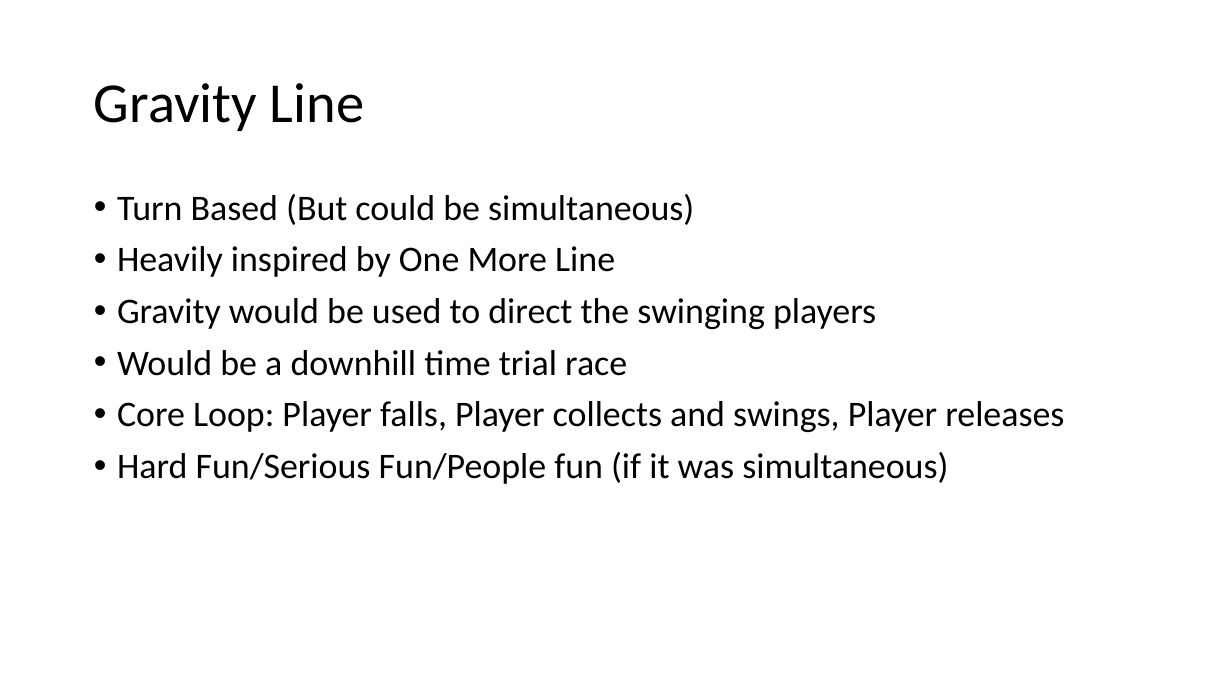
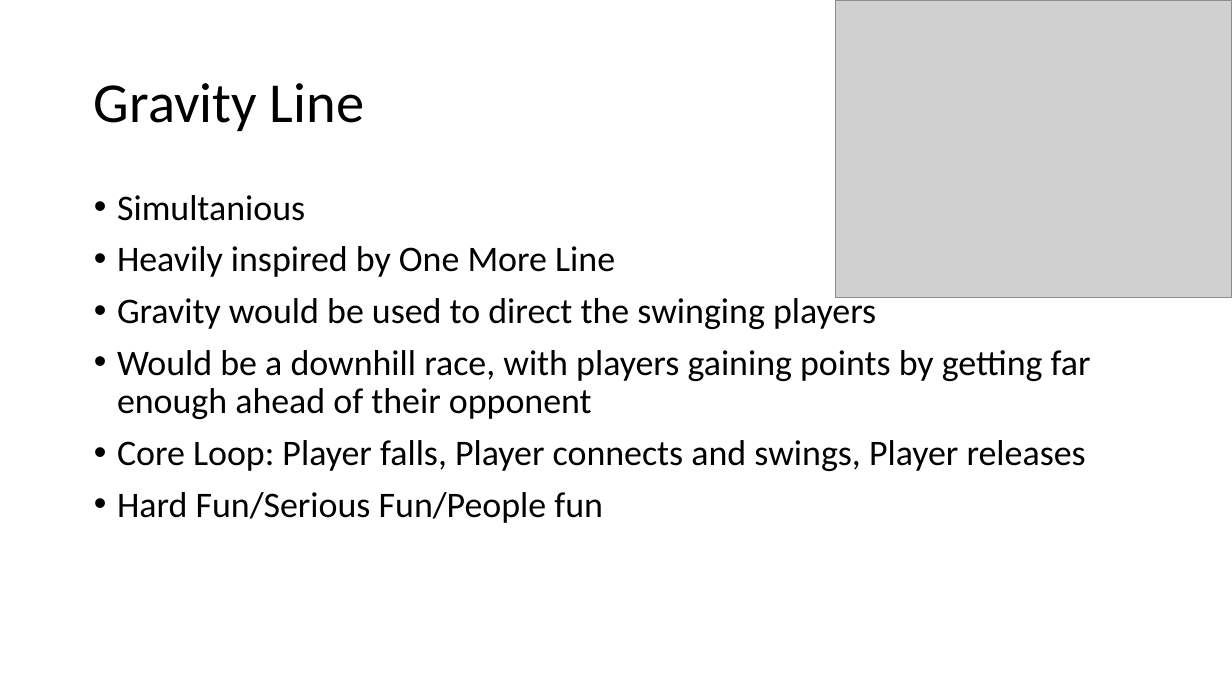
Before and after one commit to UoSGroupProjects1718/dm-bandai-namco-group-9, a slide deck: slide 7 of Presentations/Game Design Masterclass Presentation One.pptx. Drawn at 1232x693 pixels with LibreOffice and Linux fonts; fonts in the diff are those of the drawing; grey boxes stand for pictures. Boxes give left, top, right and bottom in pixels: in the first picture for what was removed or moved away, otherwise in the second. Text is boxed around its words. In the diff, an @@ line names an element or a change of style, - is before the commit and + after.

```diff
--- a/Presentations/Game Design Masterclass Presentation One.pptx
+++ b/Presentations/Game Design Masterclass Presentation One.pptx
@@ picture added at (x1=836, y1=0, x2=1232, y2=298) @@
@@ text at (x1=117, y1=195, x2=305, y2=221): text changed @@
-• Turn Based (But could be simultaneous)
+• Simultanious
@@ text at (x1=117, y1=350, x2=1091, y2=523): text changed @@
-• Would be a downhill time trial race
-• Core Loop: Player falls, Player collects and swings, Player releases
-• Hard Fun/Serious Fun/People fun (if it was simultaneous)
+• Would be a downhill race, with players gaining points by getting far enough ahead of their opponent
+• Core Loop: Player falls, Player connects and swings, Player releases
+• Hard Fun/Serious Fun/People fun
```
Also in this commit, not shown: 7 other slides changed, 1 other file.
